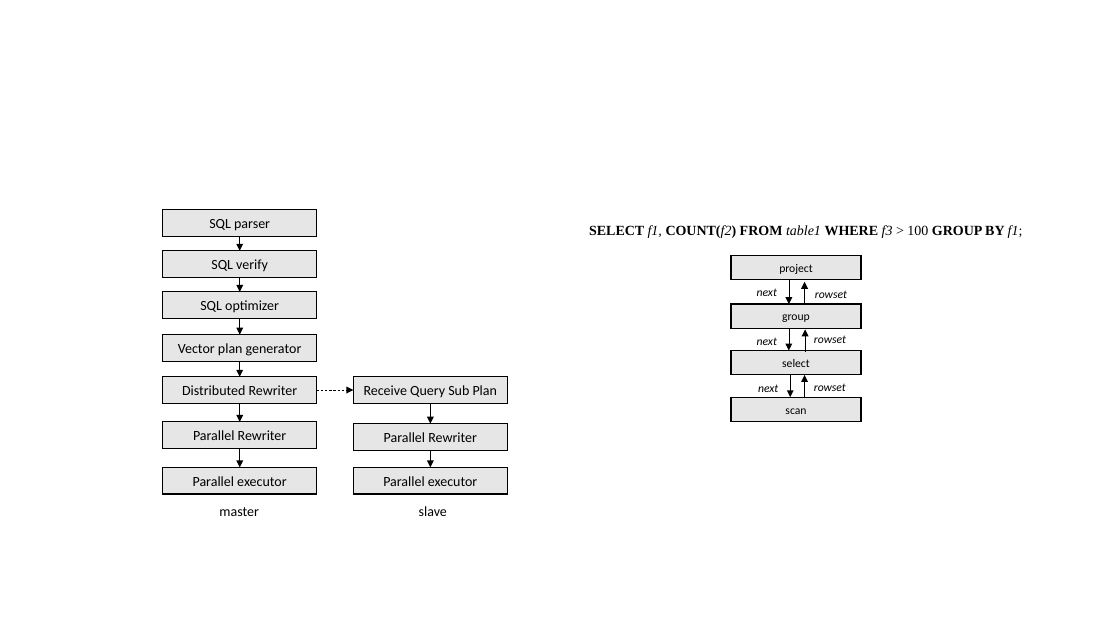
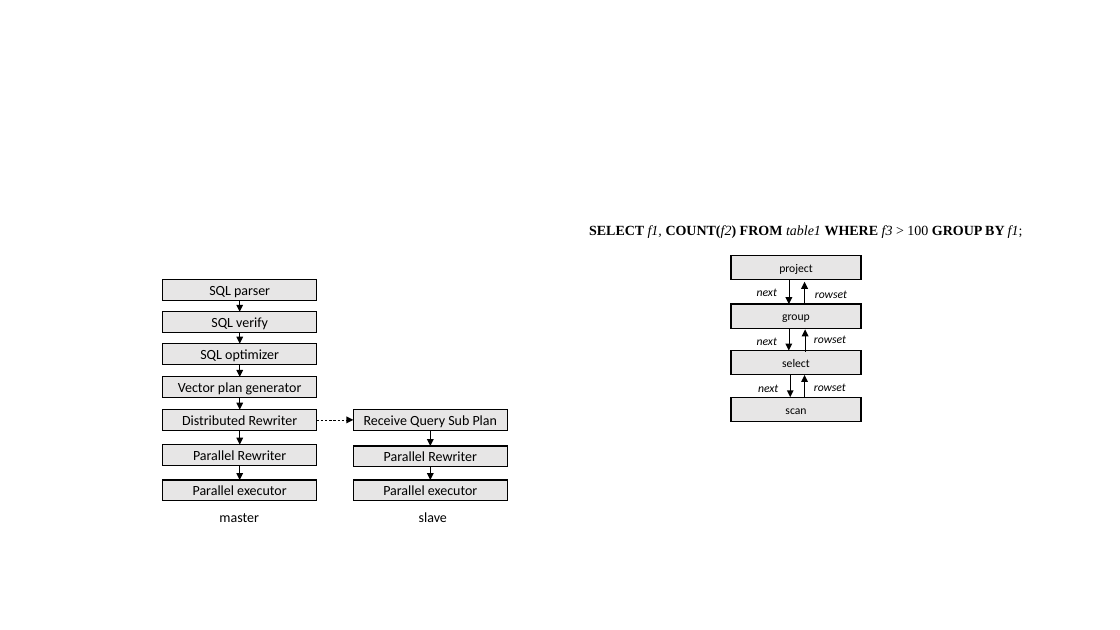
Before and after one commit to scott-zgeng/thor, a slide deck: slide 12 of doc/thor architecture.pptx. Drawn at 1120x630 pixels with LibreOffice and Linux fonts; fonts in the diff are those of the drawing. Boxes give left, top, right and bottom in pixels: in the first picture for what was removed or moved away, otherwise in the second. Text is boxed around its words. In the diff, an @@ line names an element or a change of style, - is before the commit and + after.

```diff
--- a/doc/thor architecture.pptx
+++ b/doc/thor architecture.pptx
@@ rectangle "SQL parser": place and size @@
-rectangle "SQL parser" at [163, 210, 317, 237]
+rectangle "SQL parser" at [163, 280, 317, 301]
@@ rectangle "SQL verify": place and size @@
-rectangle "SQL verify" at [163, 251, 317, 278]
+rectangle "SQL verify" at [163, 312, 317, 333]
@@ arrow moved from (239, 236) - (239, 251) to (239, 301) - (239, 312) @@
@@ rectangle "SQL optimizer": place and size @@
-rectangle "SQL optimizer" at [163, 292, 317, 318]
+rectangle "SQL optimizer" at [163, 344, 317, 365]
@@ arrow moved from (239, 277) - (239, 292) to (239, 333) - (239, 344) @@
@@ rectangle "Vector plan generator": place and size @@
-rectangle "Vector plan generator" at [163, 334, 317, 361]
+rectangle "Vector plan generator" at [163, 377, 317, 398]
@@ arrow moved from (239, 318) - (239, 334) to (239, 365) - (239, 377) @@
@@ rectangle "Distributed Rewriter": place and size @@
-rectangle "Distributed Rewriter" at [163, 376, 317, 403]
+rectangle "Distributed Rewriter" at [163, 410, 317, 431]
@@ arrow moved from (239, 361) - (239, 376) to (239, 397) - (239, 410) @@
@@ rectangle "Receive Query Sub Plan": place and size @@
-rectangle "Receive Query Sub Plan" at [354, 376, 507, 403]
+rectangle "Receive Query Sub Plan" at [354, 410, 507, 431]
@@ rectangle "Parallel Rewriter": place and size @@
-rectangle "Parallel Rewriter" at [163, 422, 317, 449]
+rectangle "Parallel Rewriter" at [163, 444, 317, 465]
@@ arrow moved from (239, 403) - (239, 422) to (239, 430) - (239, 444) @@
@@ arrow moved from (317, 390) - (354, 390) to (317, 420) - (354, 420) @@
@@ rectangle "Parallel Rewriter": place and size @@
-rectangle "Parallel Rewriter" at [354, 423, 507, 450]
+rectangle "Parallel Rewriter" at [354, 446, 507, 467]
@@ arrow moved from (430, 403) - (430, 423) to (430, 430) - (430, 446) @@
@@ arrow moved from (239, 449) - (239, 467) to (239, 465) - (239, 480) @@
@@ arrow moved from (430, 450) - (430, 467) to (430, 467) - (430, 480) @@
@@ rectangle "Parallel executor": place and size @@
-rectangle "Parallel executor" at [163, 467, 317, 494]
+rectangle "Parallel executor" at [163, 480, 317, 501]
@@ text "master": place and size @@
-text "master" at [219, 507, 259, 516]
+text "master" at [219, 513, 259, 522]
@@ rectangle "Parallel executor": place and size @@
-rectangle "Parallel executor" at [354, 467, 507, 494]
+rectangle "Parallel executor" at [354, 480, 507, 501]
@@ text "slave": place and size @@
-text "slave" at [419, 506, 447, 516]
+text "slave" at [419, 512, 447, 522]
```
Also in this commit, not shown: 10 other slides changed, 1 other file.
